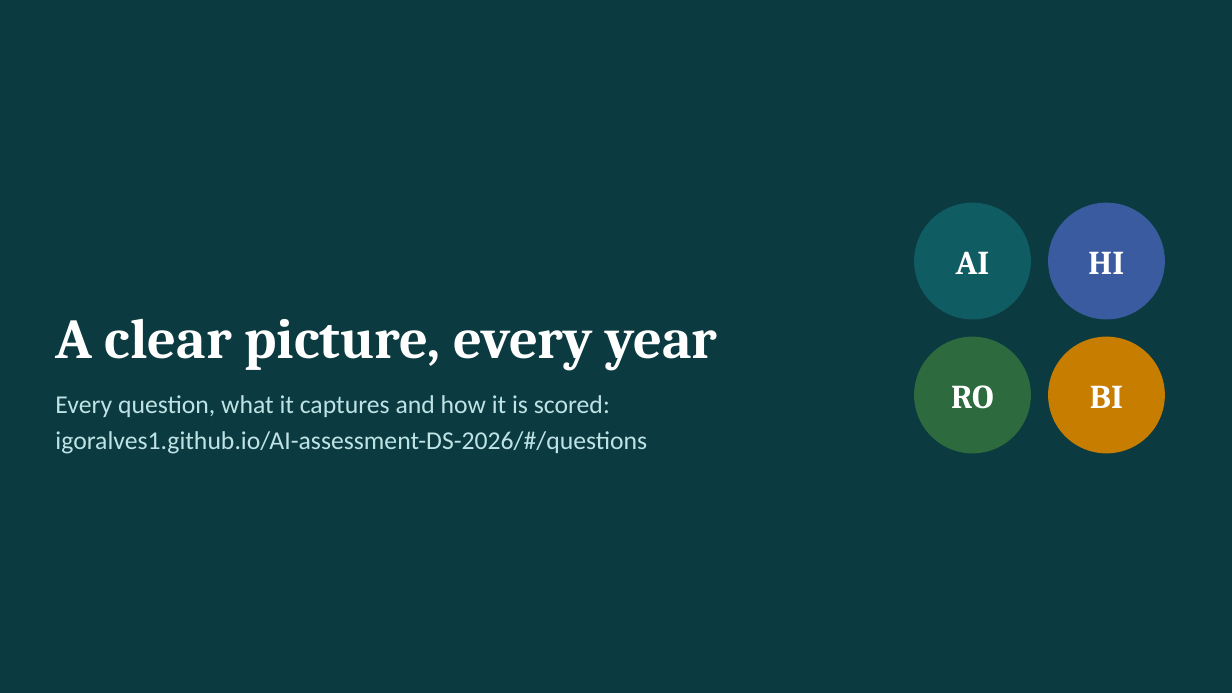
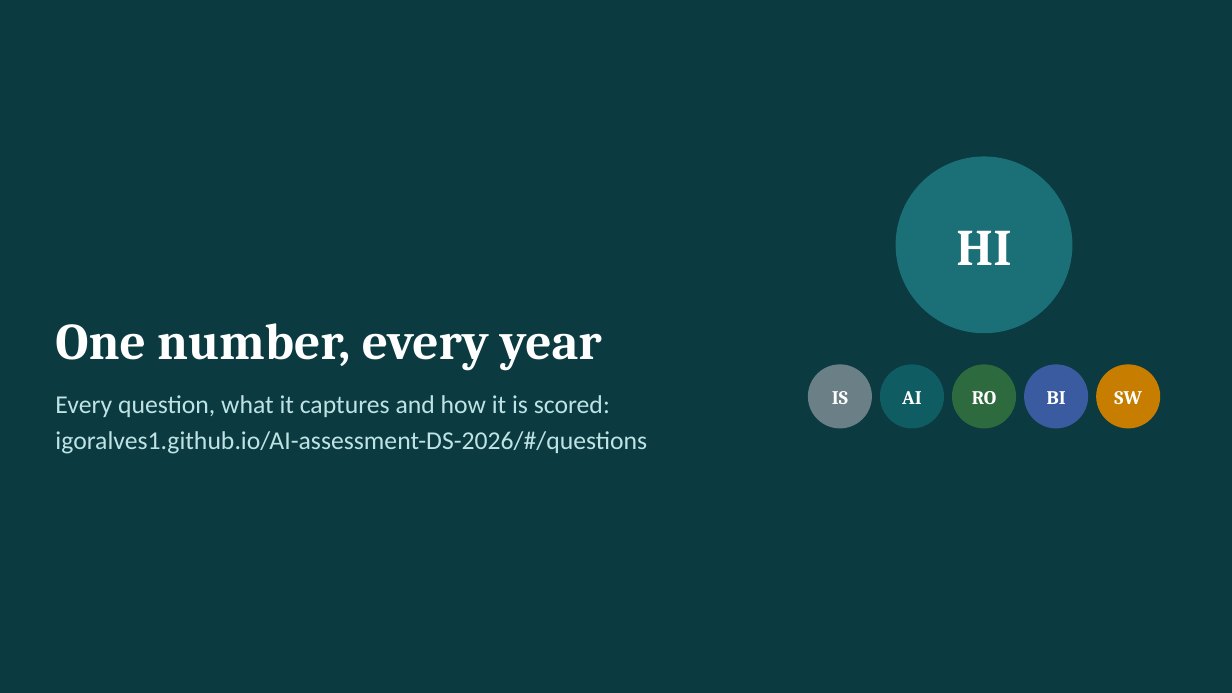
Before and after one commit to igoralves1/AI-assessment-DS-2026, a slide deck: slide 24 of public/downloads/ICARB-D-Survey-Teacher-Slides.pptx (slide 21 before the commit). Drawn at 1232x693 pixels with LibreOffice and Linux fonts; fonts in the diff are those of the drawing. Boxes give left, top, right and bottom in pixels: in the first picture for what was removed or moved away, otherwise in the second. Text is boxed around its words. In the diff, an @@ line names an element or a change of style, - is before the commit and + after.

```diff
--- a/public/downloads/ICARB-D-Survey-Teacher-Slides.pptx
+++ b/public/downloads/ICARB-D-Survey-Teacher-Slides.pptx
@@ text "HI": place and size @@
-text "HI" at <box>1088,251,1124,274</box>
+text "HI" at <box>956,230,1011,265</box>
@@ text "HI" at <box>956,230,1011,265</box>: size 26 to 40 pt @@
@@ ellipse: place and size @@
-ellipse at <box>915,203,1031,319</box>
+ellipse at <box>897,157,1072,333</box>
@@ ellipse at <box>897,157,1072,333</box>: fill #0F5C63 to #1B6F77; outline #0F5C63 1 pt to #1B6F77 1 pt @@
@@ ellipse removed at <box>1049,203,1165,319</box> @@
@@ title at <box>55,323,602,370</box>: text changed; size 44 to 40 pt @@
-A clear picture, every year
+One number, every year
@@ ellipse added at <box>809,365,872,428</box>, fill #6B7F86, outline #6B7F86 1 pt @@
@@ size 26 to 15 pt in 3 elements at <box>972,391,997,404</box>, <box>1047,391,1066,404</box>, <box>902,391,921,404</box> @@
@@ text "AI": place and size @@
-text "AI" at <box>956,251,990,274</box>
+text "AI" at <box>902,391,921,404</box>
@@ ellipse added at <box>881,365,944,428</box>, fill #0F5C63, outline #0F5C63 1 pt @@
@@ text "RO": place and size @@
-text "RO" at <box>951,385,994,409</box>
+text "RO" at <box>972,391,997,404</box>
@@ ellipse: place and size @@
-ellipse at <box>915,337,1031,453</box>
+ellipse at <box>953,365,1016,428</box>
@@ text "BI": place and size @@
-text "BI" at <box>1090,385,1123,408</box>
+text "BI" at <box>1047,391,1066,404</box>
@@ ellipse added at <box>1025,365,1088,428</box>, fill #3A5BA0, outline #3A5BA0 1 pt @@
@@ ellipse: place and size @@
-ellipse at <box>1049,337,1165,453</box>
+ellipse at <box>1097,365,1160,428</box>
@@ text added at <box>832,391,848,404</box>, 15 pt, text #FFFFFF, bold @@
+IS
@@ text added at <box>1114,391,1142,404</box>, 15 pt, text #FFFFFF, bold @@
+SW
```
Also in this commit, not shown: 12 other slides changed, 4 slides added, 1 slide removed, 15 other files.
